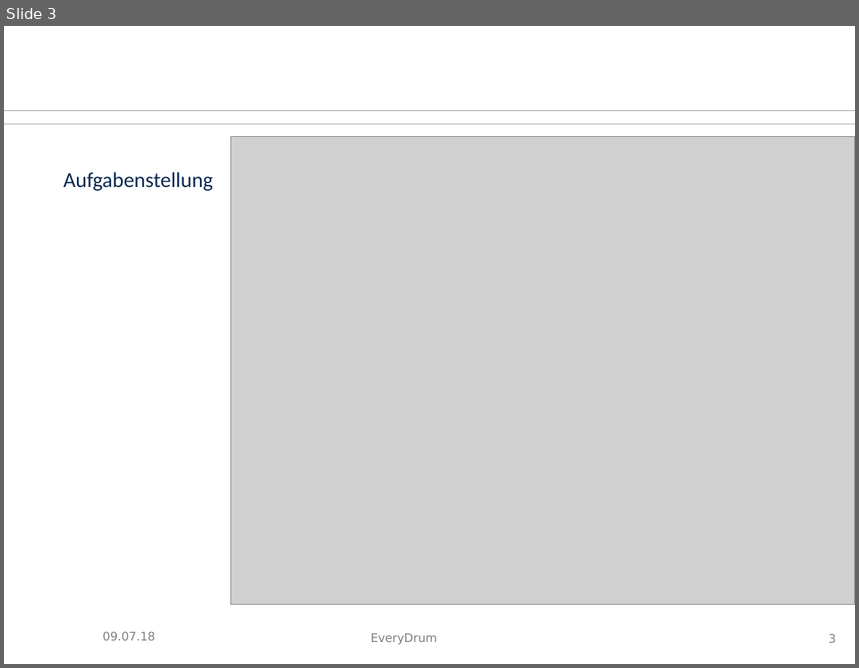
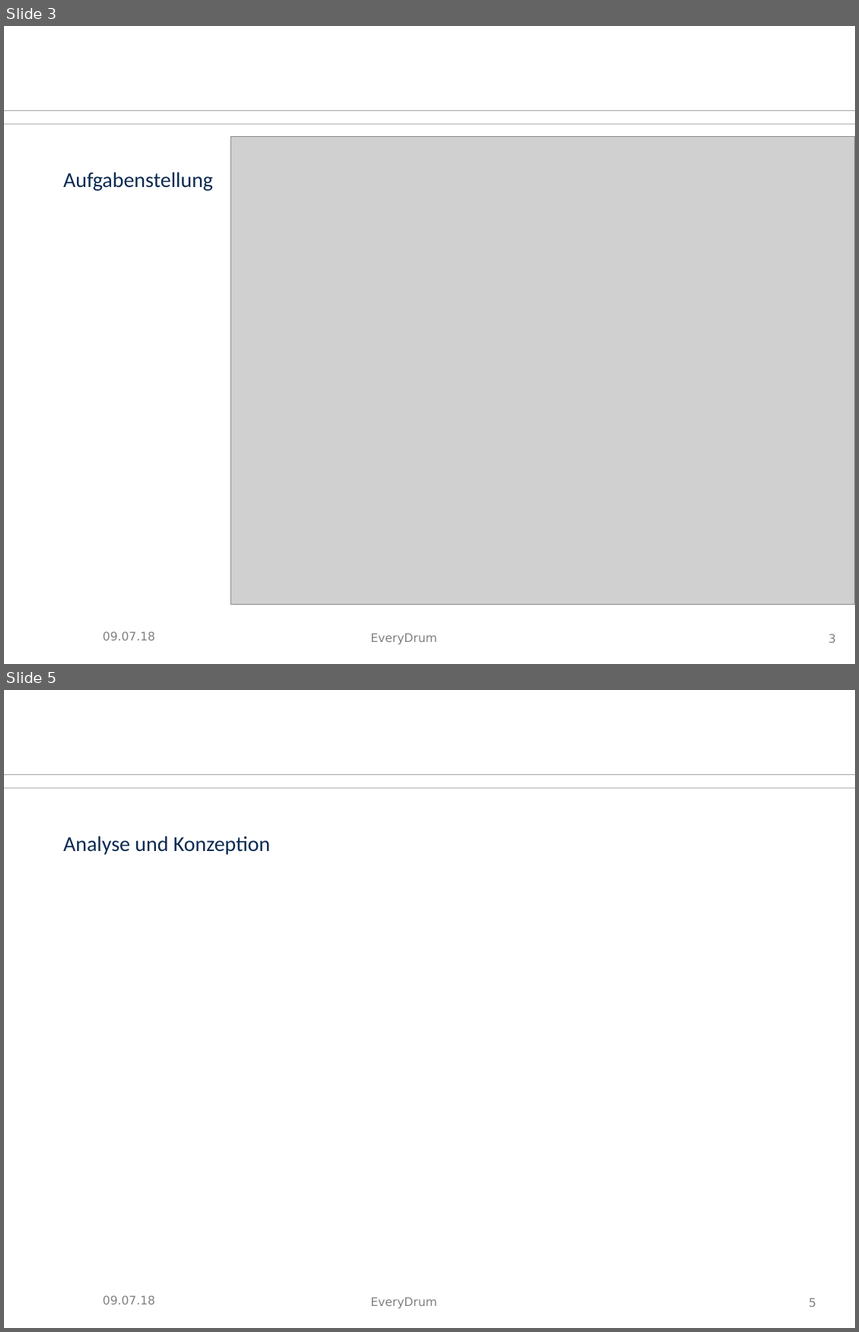
Before and after one commit to tziegler-tud/vr-anydrum, a slide deck: Documents/slides.odp. Shown one above the other, each under a label of ours: slide 3 before the commit, slides 3 and 5 after it; the slides between them are not shown. The pictures are 859x668 and 859x1332 pixels, drawn with LibreOffice and Linux fonts; fonts in the diff are those of the drawing; grey boxes stand for pictures; background and template pictures are left out. Boxes give left, top, right and bottom in pixels: in the first picture for what was removed or moved away, otherwise in the second. Text is boxed around its words. In the diff, an @@ line names an element or a change of style, - is before the commit and + after.

```diff
--- a/Documents/slides.odp
+++ b/Documents/slides.odp
@@ slide 5 added at [4, 690, 855, 1328], background #FFFFFF; not listed: 3 template elements that a slide beside it also shows @@
@@ text added at [63, 836, 270, 855], 18 pt, text #0B2A51 @@
+Analyse und Konzeption
@@ text added at [103, 1296, 155, 1305], 10 pt, text #808080 @@
+09.07.18
@@ page number added at [809, 1298, 816, 1307], 10 pt, text #808080 @@
+5
```
Also in this commit, not shown: 1 slide changed, 3 other slides added, 3 other files.
